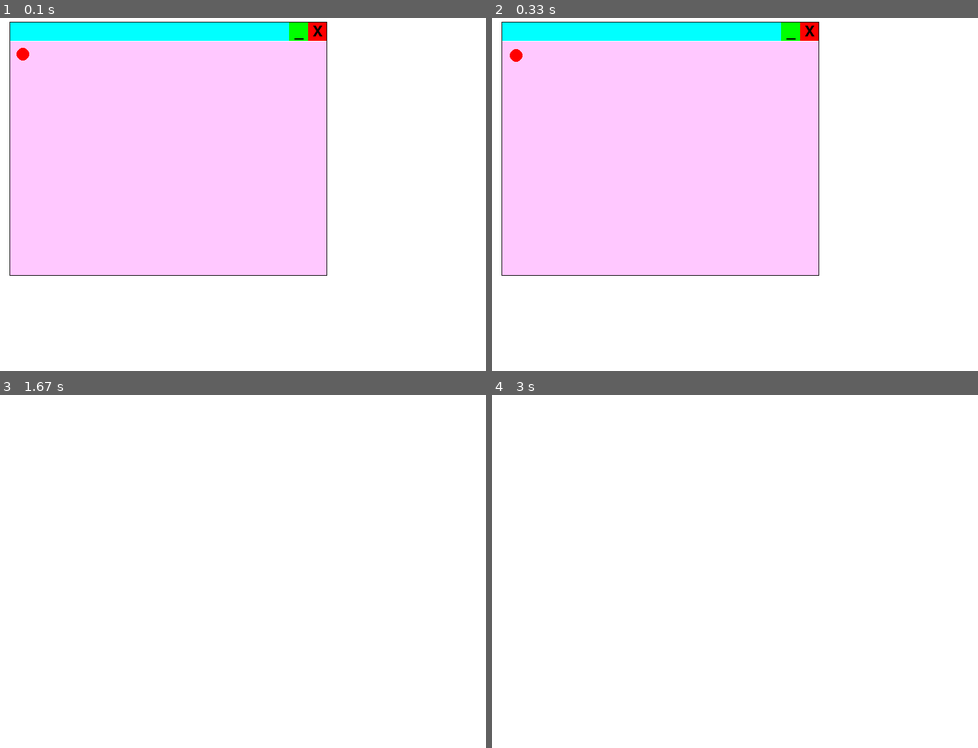
Above: before the commit, frames 1-4 (two rows, left to right).
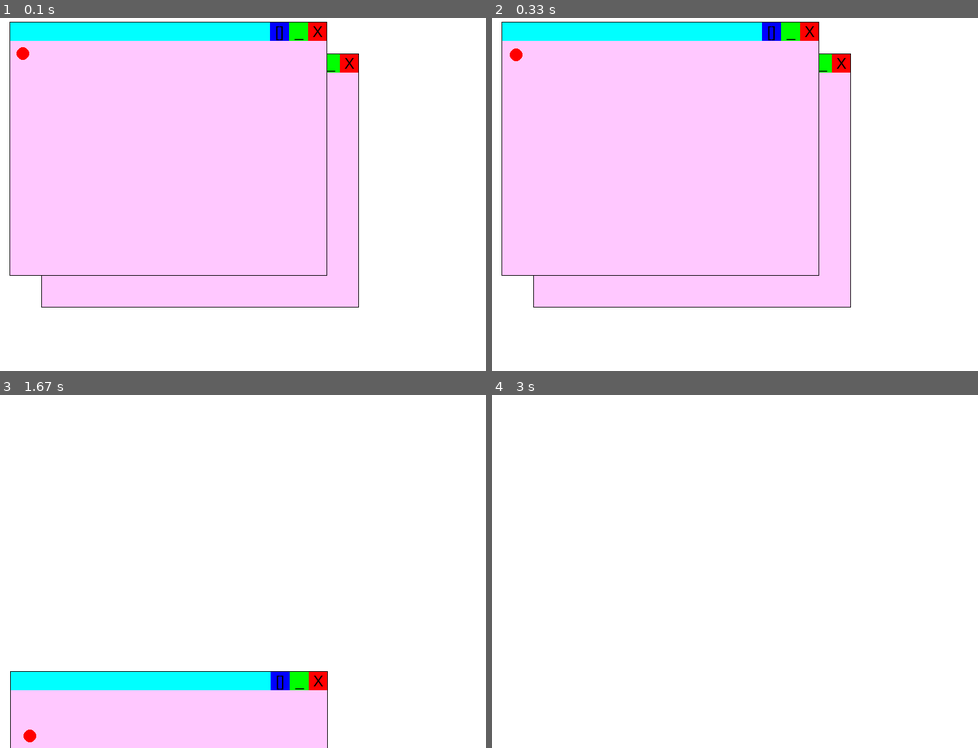
Above: after the commit, the same moments.

Repository: steellight541/my_pygame_packages
Game: pygame game, started from main.py
Two runs of this game, one before a commit and one after it. Both use one fixed random seed, a clock stepped at 60 frames per second and the inputs below.
Inputs (mouse positions are in pixels of both pictures, inside the frame that each line leads up to):
- Up to frame 1 (0.1 s): no input
- Up to frame 2 (0.33 s): no input
- Up to frame 3 (1.67 s): press the mouse at (286, 409) at 0.37 s; move the mouse to (247, 430) at 0.47 s; release the mouse at (208, 455) at 0.6 s; press the mouse at (325, 409) at 0.7 s; move the mouse to (296, 522) at 0.8 s; release the mouse at (272, 638) at 0.93 s; press the mouse at (160, 462) at 1.03 s; move the mouse to (291, 560) at 1.13 s; release the mouse at (422, 656) at 1.27 s; press the mouse at (374, 656) at 1.37 s; move the mouse to (247, 666) at 1.47 s; release the mouse at (121, 680) at 1.6 s
- Up to frame 4 (3 s): press the mouse at (871, 680) at 1.7 s; move the mouse to (700, 606) at 1.8 s; release the mouse at (535, 529) at 1.93 s

The runs differ from the first frame. In frame 1, 10% of the frame differs, in the area x 2-74%, y 1-83%; in frame 2, 10%; in frame 3, 14%, in the area x 2-68%, y 78-100%; in frame 4, nothing differs.

Commit message:
lots of handlers

Diff:
--- a/main.py
+++ b/main.py
@@ -1,20 +1,22 @@
 import pygame
-from pygame_windows.main import BaseWindow
+from pygame_windows.main import BaseWindow, WindowHandler
 pygame.init()
 screen = pygame.display.set_mode((800, 600))
-windows = [BaseWindow(screen)]
+windows = WindowHandler(
+    window_1=BaseWindow(screen, 500, 400, 50, 50),
+    window_2=BaseWindow(screen, 500, 400, 100, 100)
+)
 
 
 
 while True:
-    [windows.remove(window) for window in windows if not window.active]
     for event in pygame.event.get():
-        [window.event_handler(event) for window in windows]
+        windows.event_handler(event)
         if event.type == pygame.QUIT:
             pygame.quit()
             quit()
 
 
     screen.fill((255, 255, 255))
-    [window.draw() for window in windows]
+    windows.draw()
     pygame.display.update()
--- a/pygame_windows/bar.py
+++ b/pygame_windows/bar.py
@@ -1,4 +1,4 @@
-from pygame.draw import rect
+from pygame.draw import rect as pygame_rect
 from pygame.mouse import (
     get_pos as mouse_pos,
     get_pressed as get_mouse_pressed
@@ -8,20 +8,21 @@
 class DragBar():
     def __init__(self, screen, x, y, width, height, color=(0, 255, 255)):
         self.screen = screen
-        self.drag_bar_rect = Rect((x, y), (width, height))
+        self.rect = Rect((x, y), (width, height))
         self.__color = color
         self.__dragging = False
         self.__offset = (0, 0)
 
     def draw(self):
-        rect(self.screen, self.__color, self.drag_bar_rect)
+        pygame_rect(self.screen, self.__color, self.rect)
 
     @property
     def pressed(self):
+        mouse_position = mouse_pos()
         if get_mouse_pressed()[0]:
-            if self.drag_bar_rect.collidepoint(mouse_pos()):
-                self.__offset = (mouse_pos()[0] - self.drag_bar_rect.x, mouse_pos()[1] - self.drag_bar_rect.y) if not self.__dragging else self.__offset
-                self.__dragging =  self.__dragging or True
+            if self.rect.collidepoint(mouse_position) or self.__dragging:
+                if not self.__dragging: self.__offset = (mouse_position[0] - self.rect.x, mouse_position[1] - self.rect.y)
+                self.__dragging = True
                 return True
         else: self.__dragging = False
         return False
@@ -29,3 +30,6 @@
     @property
     def offset(self):
         return self.__offset
+
+    def event_handler(self, event):
+        pass
--- a/pygame_windows/button.py
+++ b/pygame_windows/button.py
@@ -1,30 +1,66 @@
-from pygame.font import Font
+from pygame.font import Font, SysFont, get_fonts
 from pygame.mouse import (
     get_pos as get_mouse_pos,
     get_pressed as get_mouse_pressed
 )
-from pygame.draw import rect
-from pygame.rect import Rect
+from pygame.draw import (rect as pygame_rect)
+from pygame.rect import (Rect as pygame_Rect)
 
 
-class Button():
+class Button:
     def __init__(self, screen, x, y, width, height, text, color=(255, 255, 255), text_color=(0, 0, 0), text_centered=True):
         self.screen = screen
-        self.button_rect = Rect((x, y), (width, height))
-        self.__text = text
-        self.__text_centered = text_centered
-        self.__text_color = text_color
+        self.rect = pygame_Rect((x, y), (width, height))
+        self.__text = {
+            "content": text,
+            "centered": text_centered,
+            "color": text_color,
+            "size": 24,
+            "font": "arialrounded"
+        }
         self.__color = color
 
+
     def draw(self):
-        rect(self.screen, self.__color, self.button_rect)
-        text = Font(None, 36).render(self.__text, True, self.__text_color)
+        pygame_rect(self.screen, self.__color, self.rect)
+        text = SysFont(self.__text["font"], self.__text["size"]).render(self.__text["content"], True, self.__text["color"])
         self.screen.blit(
             text,
-            (self.button_rect.x + self.button_rect.w //2 - text.get_width()//2, self.button_rect.y + self.button_rect.h//2 - text.get_height()//2)
-            if self.__text_centered else
-            (self.button_rect.x + 10, self.button_rect.y + 10)
+            (self.rect.x + self.rect.w //2 - text.get_width()//2, self.rect.y + self.rect.h//2 - text.get_height()//2)
+            if self.__text["centered"] else
+            (self.rect.x + 10, self.rect.y + 10)
         )
 
     @property
-    def pressed(self): return ((self.button_rect.x <  get_mouse_pos()[0] < self.button_rect.x + self.button_rect.y and self.button_rect.y <  get_mouse_pos()[1] < self.button_rect.y  + self.button_rect.h) and get_mouse_pressed()[0])
+    def pressed(self): return ((self.rect.x <  get_mouse_pos()[0] < self.rect.x + self.rect.y and self.rect.y <  get_mouse_pos()[1] < self.rect.y  + self.rect.h) and get_mouse_pressed()[0])
+
+    @classmethod
+    def close_button(cls, screen, x, y, width, height):
+        return cls(screen, x, y, width, height, "X", (255, 0, 0), (0, 0, 0), True)
+
+    @classmethod
+    def minimize_button(cls, screen, x, y, width, height):
+        return cls(screen, x, y, width, height, "_", (0, 255, 0), (0, 0, 0), True)
+
+    @classmethod
+    def maximize_button(cls, screen, x, y, width, height):
+        return cls(screen, x, y, width, height, "[]", (0, 0, 255), (0, 0, 0), True)
+
+
+class ButtonHandler:
+    def __init__(self, **buttons):
+        # check if all values are Button instances
+        if not all(isinstance(button, Button) for button in buttons.values()): raise ValueError("All values must be instances of the Button class")
+        self.__buttons = buttons
+
+    def add_button(self, button, name): self.__buttons[name] = button
+
+    def draw(self): [button.draw() for button in self.__buttons.values()]
+
+    def event_handler(self, event): [button.event_handler(event) for button in self.__buttons]
+
+    def get_pressed(self, name): return self[name].pressed
+
+    def __getitem__(self, key): return self.__buttons[key]
+
+    def __iter__(self): return iter(self.__buttons.values())
--- /dev/null
+++ b/pygame_windows/content.py
@@ -0,0 +1,22 @@
+from pygame.locals import *
+from pygame.draw import rect, circle
+
+class WindowContent:
+    def __init__(self):
+        self.bounding_box = None
+
+    def draw(self, screen, bounding_box):
+        self.bounding_box = Rect(bounding_box)
+        screen.set_clip(bounding_box)
+        self._draw(screen)
+        screen.set_clip(None)
+
+    def _draw(self, screen):
+        self.draw_rect(screen, (0, 0, 100, 100), (0, 0, 255))
+
+    def draw_rect(self, screen, rect_, color):
+        rect(screen, color, Rect(rect_).move(self.bounding_box.topleft))
+
+
+    def draw_circle(self, screen, pos, radius, color):
+        circle(screen, color, Rect(self.bounding_box.topleft, (0,0)).move(pos).center, radius)
--- /dev/null
+++ b/pygame_windows/demos.py
@@ -0,0 +1,39 @@
+from pygame_windows.content import WindowContent
+
+class Bouncingball(WindowContent):
+    # this is a subclass of WindowContent to demonstrate how to create a custom content class
+    def __init__(self):
+        super().__init__()
+        self.x = 20
+        self.y = 20
+        self.dx = 0.1
+        self.dy = 0
+        self.gravity = 0.01
+
+    def _draw(self, screen):
+        self.draw_circle(screen, (self.x, self.y), 10, (255, 0, 0))
+        self.x += self.dx
+        self.y += self.dy
+        self.dy += self.gravity
+
+        # Check for bounce
+        if self.y + 10 >= self.bounding_box.height:
+            self.y = self.bounding_box.height - 10
+            self.dy = -self.dy * 0.8  # Reverse direction and reduce speed
+
+        # if it hits the top, reverse direction
+        if self.y - 10 <= 0:
+            self.y = 9
+
+        # Reset bounce if speed is very low
+        if abs(self.dy) < 0.1 and self.y + 10 >= self.bounding_box.height:
+            import random
+            self.dy = random.uniform(-5, 1)
+
+        if self.x + 10 >= self.bounding_box.width:
+            self.x = self.bounding_box.width - 10
+            self.dx = -self.dx
+
+        if self.x - 10 <= 0:
+            self.x = 10
+            self.dx = -self.dx
--- a/pygame_windows/main.py
+++ b/pygame_windows/main.py
@@ -1,97 +1,39 @@
-from pygame.draw import rect, circle
+# pygame imports
+from pygame.draw import ( rect as pygame_rect )
 from pygame.mouse import get_pos
-from .button import Button
-from .bar import DragBar
-
-from pygame.rect import Rect
-import pygame
+from pygame.rect import ( Rect as pygame_Rect )
+from pygame.display import get_surface
 
 
-class WindowContent:
-    def __init__(self):
-        # Initialize content here
-        self.bounding_box = None
-        pass
 
-    def draw(self, screen, bounding_box):
-        self.bounding_box = Rect(bounding_box)
-        screen.set_clip(bounding_box)
-        self._draw(screen)
-        screen.set_clip(None)
-
-    def _draw(self, screen):
-        # Draw content here
-        self.draw_rect(screen, (0, 0, 100, 100), (0, 0, 255))
-
-    def draw_rect(self, screen, rect_, color):
-        # make rect_ relative to bounding_box
-        rect(screen, color, Rect(rect_).move(self.bounding_box.topleft))
-
-
-    def draw_circle(self, screen, pos, radius, color):
-        circle(screen, color, Rect(self.bounding_box.topleft, (0,0)).move(pos).center, radius)
-
-class Bouncingball(WindowContent):
-    # this is a subclass of WindowContent to demonstrate how to create a custom content class
-    def __init__(self):
-        super().__init__()
-        self.x = 20
-        self.y = 20
-        self.dx = 0.1
-        self.dy = 0
-        self.gravity = 0.01
-
-    def _draw(self, screen):
-        self.draw_circle(screen, (self.x, self.y), 10, (255, 0, 0))
-        self.x += self.dx
-        self.y += self.dy
-        self.dy += self.gravity
-
-        # Check for bounce
-        if self.y + 10 >= self.bounding_box.height:
-            self.y = self.bounding_box.height - 10
-            self.dy = -self.dy * 0.8  # Reverse direction and reduce speed
-
-        # if it hits the top, reverse direction
-        if self.y - 10 <= 0:
-            self.y = 9
-
-        # Reset bounce if speed is very low
-        if abs(self.dy) < 0.1 and self.y + 10 >= self.bounding_box.height:
-            import random
-            self.dy = random.uniform(-5, 1)
-
-        if self.x + 10 >= self.bounding_box.width:
-            self.x = self.bounding_box.width - 10
-            self.dx = -self.dx
-
-        if self.x - 10 <= 0:
-            self.x = 10
-            self.dx = -self.dx
-
+# local imports
+from .button import Button, ButtonHandler
+from .bar import DragBar
+from .demos import Bouncingball
 
 
 class BaseWindow:
     def __init__(self, screen, width=500, height=400, x=50, y=50):
+        self.getting_dragged = False
+        self.last_dragged = False
         self.screen = screen
-        self.__window_border_rect = ((x, y), (width, height))
-        self.__inner_window_rect = ((x+1, y+31), (width-2, height-32))  # Adjusted for draggable bar height
+        self.__window_frame_rect = pygame_Rect((x, y), (width, height))
+        self.__content_area_rect = pygame_Rect((x+1, y+30), (width-2, height-31))  # Adjusted for draggable bar height
         self.__active = True
-        self.__buttons = {
-            # close button at top right
-            "close": Button(screen, x + width - 30, y, 30, 30, "X", (255, 0, 0)),
-            "minimize": Button(screen, x + width - 60, y, 30, 30, "_", (0, 255, 0))
-        }
+        self.__buttons = ButtonHandler(
+            close=Button.close_button(screen, x + width - 30, y, 30, 30),
+            minimize=Button.minimize_button(screen, x + width - 60, y, 30, 30),
+            maximize=Button.maximize_button(screen, x + width - 90, y, 30, 30)
+        )
         self.__drag_bar = DragBar(screen, x, y, width, 30)
-
         self.__content = Bouncingball()
 
     def draw(self):
-        rect(self.screen, (255, 200, 255), self.__inner_window_rect) # window background
+        pygame_rect(self.screen, (255, 200, 255), self.__content_area_rect) # window background
         self.__drag_bar.draw()
-        [button.draw() for button in self.__buttons.values()]
-        rect(self.screen, (0, 0, 0), self.__window_border_rect, 1) # window border
-        self.__content.draw(self.screen, self.__inner_window_rect)
+        self.__buttons.draw()
+        pygame_rect(self.screen, (0, 0, 0), self.__window_frame_rect, 1)
+        self.__content.draw(self.screen, self.__content_area_rect)
 
     @property
     def active(self) -> bool:
@@ -102,16 +44,54 @@
         self.__active = active
 
     def event_handler(self, event):
-        if self.__buttons["close"].pressed:
-            self.active = False
-        elif self.__buttons["minimize"].pressed:
-            self.active = False
-        elif self.__drag_bar.pressed:
-            mouse_pos = get_pos()
-            new_x = mouse_pos[0] - self.__drag_bar.offset[0]
-            new_y = mouse_pos[1] - self.__drag_bar.offset[1]
-            self.__window_border_rect = ((new_x, new_y), self.__window_border_rect[1])
-            self.__inner_window_rect = ((new_x + 1, new_y + 31), (self.__window_border_rect[1][0] - 2, self.__window_border_rect[1][1] - 32))  # Adjusted for draggable bar height
-            self.__buttons["close"].button_rect = Rect((new_x + self.__window_border_rect[1][0] - 30, new_y), (30, 30))
-            self.__buttons["minimize"].button_rect = Rect((new_x + self.__window_border_rect[1][0] - 60, new_y), (30, 30))
-            self.__drag_bar.drag_bar_rect = Rect((new_x, new_y), (self.__window_border_rect[1][0], 30))
+        self.getting_dragged = False
+        if self.__buttons["close"].pressed: self.__close()
+        elif self.__buttons["minimize"].pressed: self.__minimize()
+        elif self.__buttons["maximize"].pressed: self.__maximize()
+        elif self.__drag_bar.pressed: self.__dragging()
+
+    def __close(self):
+        self.__active = False
+
+    def __minimize(self):
+        pass
+
+    def __maximize(self):
+        pass
+
+    def __dragging(self):
+        self.getting_dragged = True
+        mouse_pos = get_pos()
+        new_x = mouse_pos[0] - self.__drag_bar.offset[0]
+        new_y = mouse_pos[1] - self.__drag_bar.offset[1]
+        self.__window_frame_rect.topleft = (new_x, new_y)
+        self.__content_area_rect.topleft = (new_x + 1, new_y + 30)
+        self.__buttons["close"].rect.topleft = (new_x + self.__window_frame_rect.width - 30, new_y)
+        self.__buttons["minimize"].rect.topleft = (new_x + self.__window_frame_rect.width - 60, new_y)
+        self.__buttons["maximize"].rect.topleft = (new_x + self.__window_frame_rect.width - 90, new_y)
+        self.__drag_bar.rect.topleft = (new_x, new_y)
+
+
+class WindowHandler:
+    def __init__(self, **windows):
+        self.screen = get_surface()
+        if not all(isinstance(window, BaseWindow) for window in windows.values()): raise ValueError("All values must be instances of the BaseWindow class")
+        self.windows = windows
+
+    def add_window(self, window, name):
+        self.windows[name] = window
+
+    def draw(self):
+        [window.draw() for window in self.window_list("last_dragged")[::-1]]
+
+    def event_handler(self, event):
+        for window in self.window_list():
+            window.event_handler(event)
+            if window.getting_dragged == True:
+                [setattr(win, "last_dragged", False) for win in self.windows.values()]; window.last_dragged = True
+                break
+            if not window.active: self.windows = {name: win for name, win in self.windows.items() if win != window}
+
+    def window_list(self, priority="getting_dragged"):
+        # returns a list of all windows instances in the handler and if its dragging it will be the first element
+        return sorted(self.windows.values(), key=lambda window: getattr(window, priority), reverse=True)
